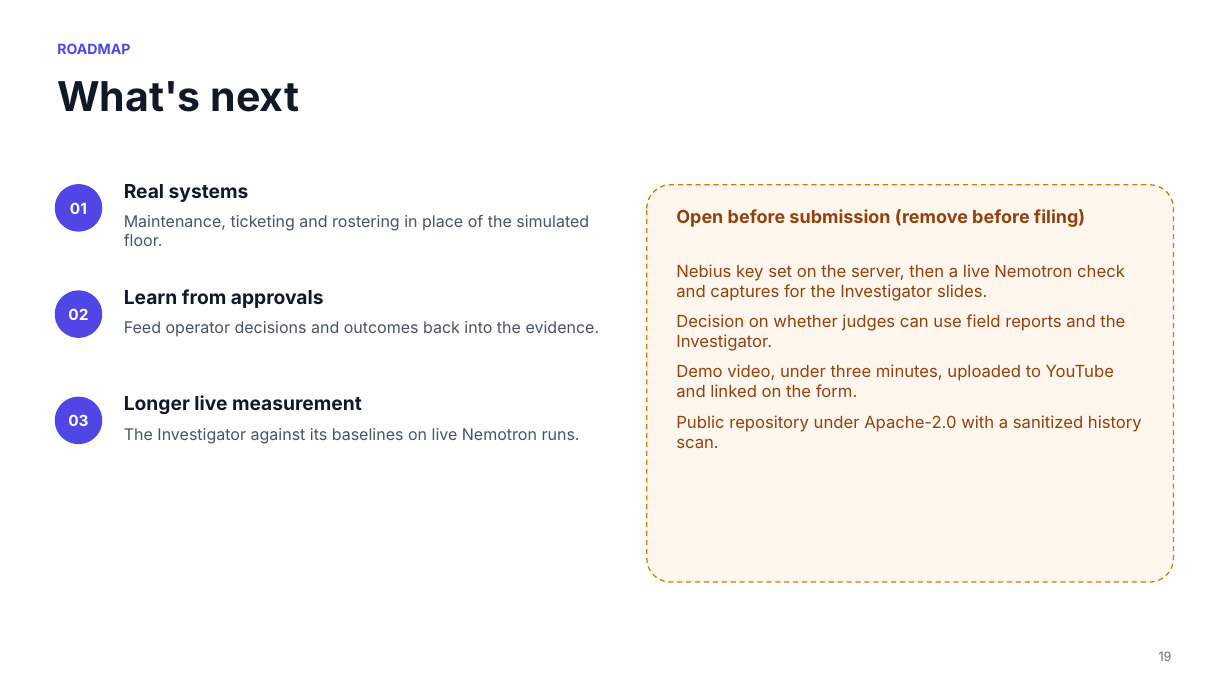
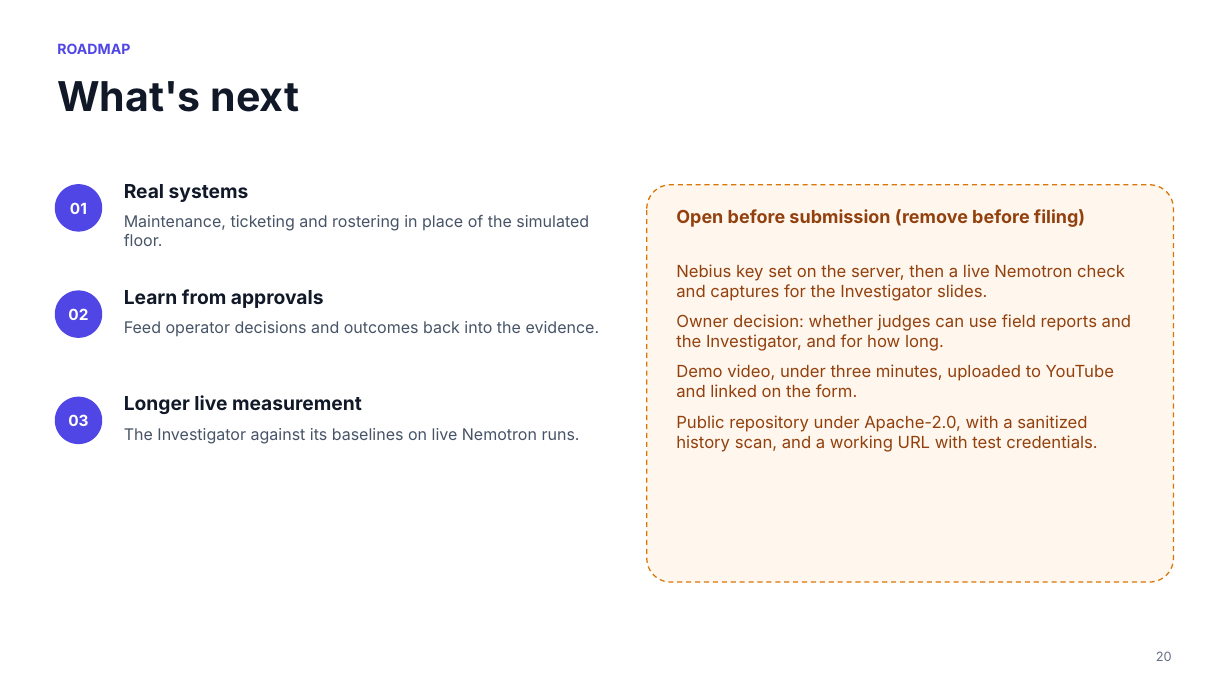
Before and after one commit to e8aura-makodev58/nebius-compass, a slide deck: slide 20 of docs/nebius/deck/ResponseCompass-nebius-deck.pptx (slide 19 before the commit). Drawn at 1232x693 pixels with LibreOffice and Linux fonts; fonts in the diff are those of the drawing; background and template pictures are left out. Boxes give left, top, right and bottom in pixels: in the first picture for what was removed or moved away, otherwise in the second. Text is boxed around its words. In the diff, an @@ line names an element or a change of style, - is before the commit and + after.

```diff
--- a/docs/nebius/deck/ResponseCompass-nebius-deck.pptx
+++ b/docs/nebius/deck/ResponseCompass-nebius-deck.pptx
@@ text at bbox=[676, 314, 1131, 351]: text changed @@
-Decision on whether judges can use field reports and the Investigator.
+Owner decision: whether judges can use field reports and the Investigator, and for how long.
@@ text at bbox=[676, 415, 1097, 452]: text changed @@
-Public repository under Apache-2.0 with a sanitized history scan.
+Public repository under Apache-2.0, with a sanitized history scan, and a working URL with test credentials.
@@ text at bbox=[1156, 651, 1172, 661]: text changed @@
-19
+20
```
Also in this commit, not shown: 17 other slides changed, 1 slide added, 2 other files.
